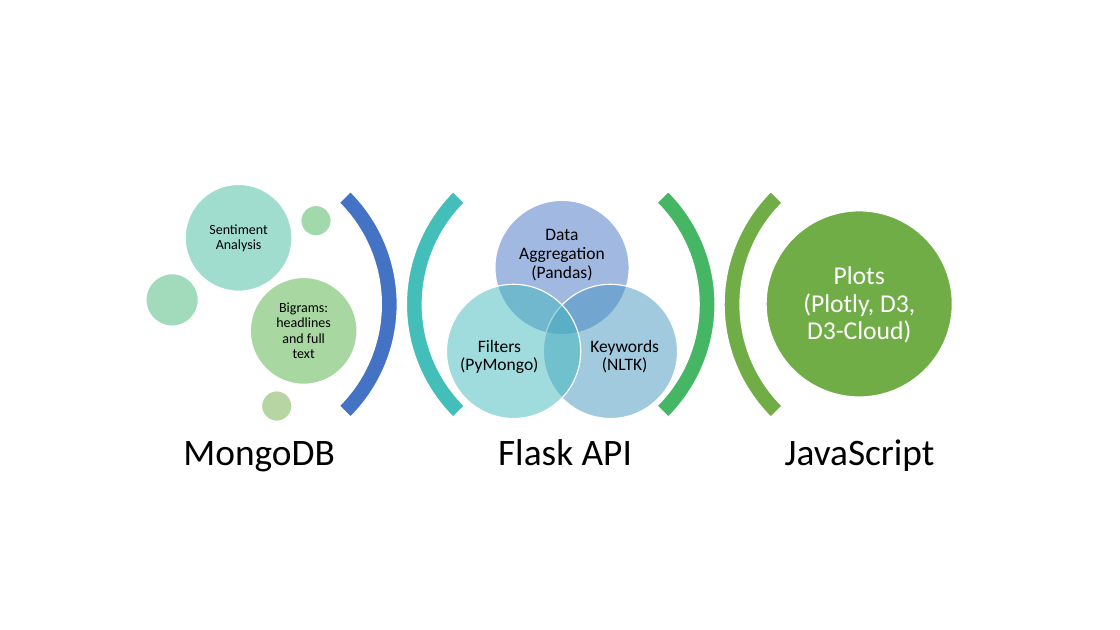
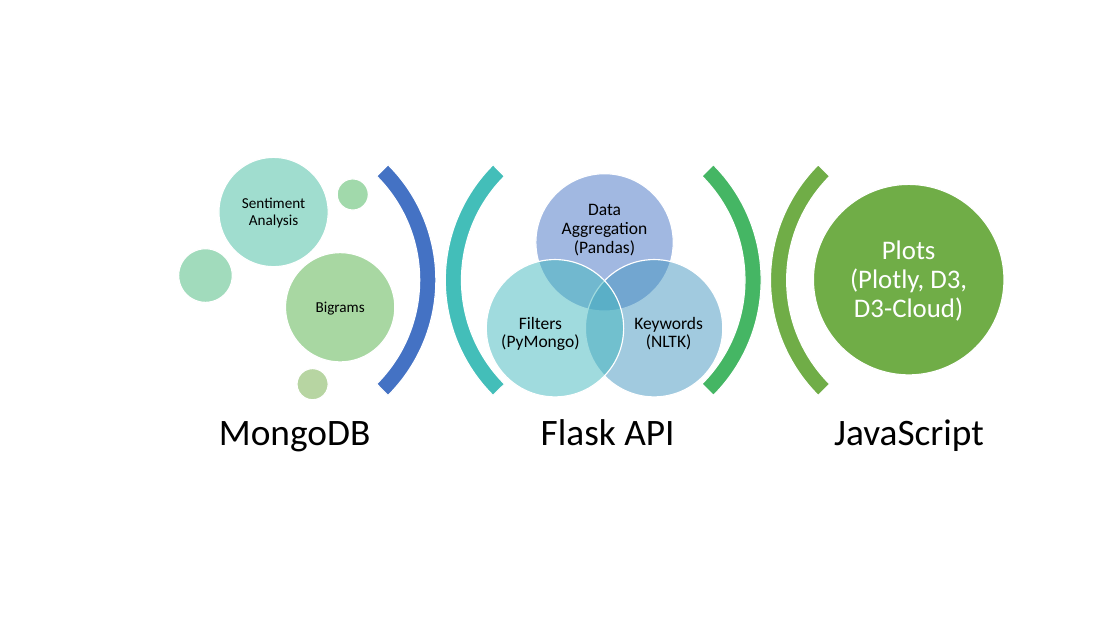
Before and after one commit to James-Ashley/sentiment-analysis-dashboard, a slide deck: slide 2 of ppt.pptx. Drawn at 1120x630 pixels with LibreOffice and Linux fonts; fonts in the diff are those of the drawing. Boxes give left, top, right and bottom in pixels: in the first picture for what was removed or moved away, otherwise in the second. Text is boxed around its words. In the diff, an @@ line names an element or a change of style, - is before the commit and + after.

```diff
--- a/ppt.pptx
+++ b/ppt.pptx
@@ arch (boxed as its full ring): place and size @@
-arch (boxed as its full ring) at (78, 146, 397, 464)
+arch (boxed as its full ring) at (110, 117, 436, 443)
@@ arch (boxed as its full ring): place and size @@
-arch (boxed as its full ring) at (396, 146, 715, 464)
+arch (boxed as its full ring) at (435, 117, 761, 443)
@@ arch (boxed as its full ring): place and size @@
-arch (boxed as its full ring) at (406, 146, 726, 464)
+arch (boxed as its full ring) at (445, 117, 771, 443)
@@ arch (boxed as its full ring): place and size @@
-arch (boxed as its full ring) at (724, 146, 1043, 464)
+arch (boxed as its full ring) at (770, 117, 1096, 443)
@@ ellipse: place and size @@
-ellipse at (186, 185, 292, 292)
+ellipse at (219, 157, 329, 266)
@@ text "Sentiment Analysis" at (242, 197, 305, 228): size 12 to 13 pt @@
@@ 3 ellipses, 1 text: place and size @@
-3 ellipses, 1 text at (146, 206, 357, 384)
+3 ellipses, 1 text at (179, 179, 395, 362)
@@ ellipse: place and size @@
-ellipse at (495, 201, 629, 335)
+ellipse at (536, 174, 674, 312)
@@ ellipse: place and size @@
-ellipse at (766, 211, 953, 397)
+ellipse at (813, 185, 1004, 376)
@@ text "Plots (Plotly, D3, D3-Cloud)": place and size @@
-text "Plots (Plotly, D3, D3-Cloud)" at (803, 266, 915, 342)
+text "Plots (Plotly, D3, D3-Cloud)" at (850, 240, 967, 321)
@@ text "Plots (Plotly, D3, D3-Cloud)" at (850, 240, 967, 321): size 22 to 23 pt @@
@@ ellipse: place and size @@
-ellipse at (447, 284, 581, 418)
+ellipse at (486, 260, 624, 397)
@@ 2 texts, 1 ellipse: place and size @@
-2 texts, 1 ellipse at (460, 228, 678, 418)
+2 texts, 1 ellipse at (501, 203, 723, 397)
@@ text "Keywords (NLTK)": place and size @@
-text "Keywords (NLTK)" at (590, 340, 659, 373)
+text "Keywords (NLTK)" at (634, 317, 703, 350)
@@ text at (316, 301, 365, 315): text changed; size 12 to 13 pt @@
-Bigrams: headlines and full text
+Bigrams
@@ ellipse: place and size @@
-ellipse at (261, 391, 292, 421)
+ellipse at (297, 369, 329, 400)
@@ text "MongoDB": place and size @@
-text "MongoDB" at (183, 441, 334, 472)
+text "MongoDB" at (219, 421, 370, 452)
@@ text "Flask API": place and size @@
-text "Flask API" at (498, 439, 632, 466)
+text "Flask API" at (541, 419, 674, 446)
@@ text "JavaScript": place and size @@
-text "JavaScript" at (785, 439, 935, 471)
+text "JavaScript" at (834, 419, 984, 451)
```
Also in this commit, not shown: 4 other files.
